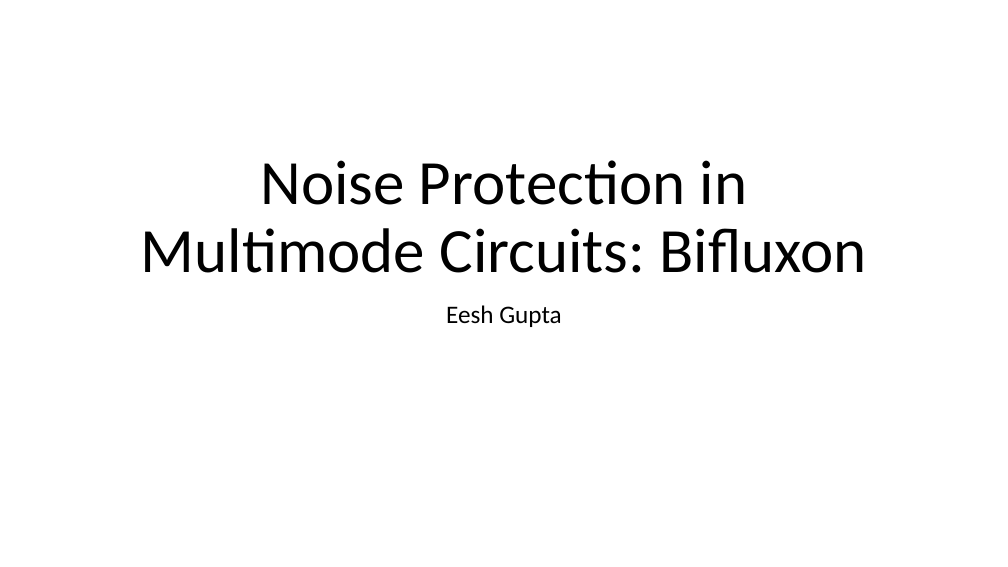
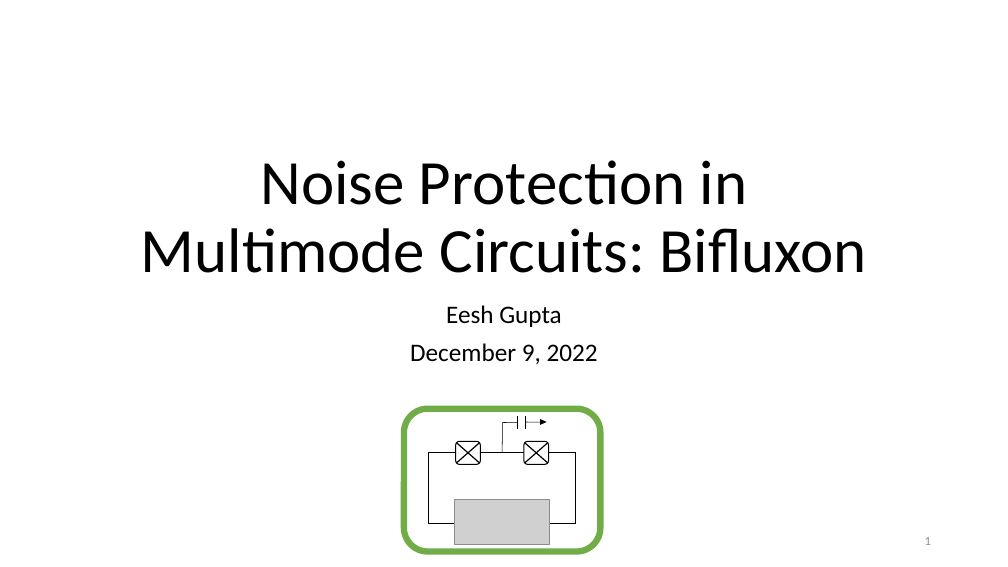
Before and after one commit to EeshGupta/Multimode-Conditional-Displacements, a slide deck: slide 1 of presentations/Bifluxon2.pptx. Drawn at 1008x567 pixels with LibreOffice and Linux fonts; fonts in the diff are those of the drawing; grey boxes stand for pictures. Boxes give left, top, right and bottom in pixels: in the first picture for what was removed or moved away, otherwise in the second. Text is boxed around its words. In the diff, an @@ line names an element or a change of style, - is before the commit and + after.

```diff
--- a/presentations/Bifluxon2.pptx
+++ b/presentations/Bifluxon2.pptx
@@ subtitle at (410,343,598,364): paragraph added @@
+December 9, 2022
@@ rounded rectangle added at (404,409,600,552), outline #70AD47 6 pt @@
@@ group added at (429,416,575,545): 5 lines, 2 rectangles, 2 rounded rectangles, 2 crosses, 1 picture, 1 triangle @@
@@ page number added at (925,537,931,545), 12 pt, text #8C8C8C @@
+1
```
Also in this commit, not shown: 27 other slides changed, 9 slides added, 9 slides removed, 36 other files.
